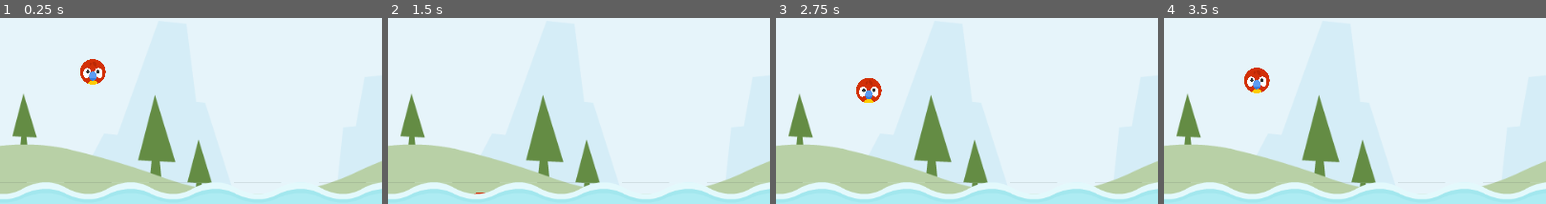
Above: before the commit, frames 1-4 (left to right).
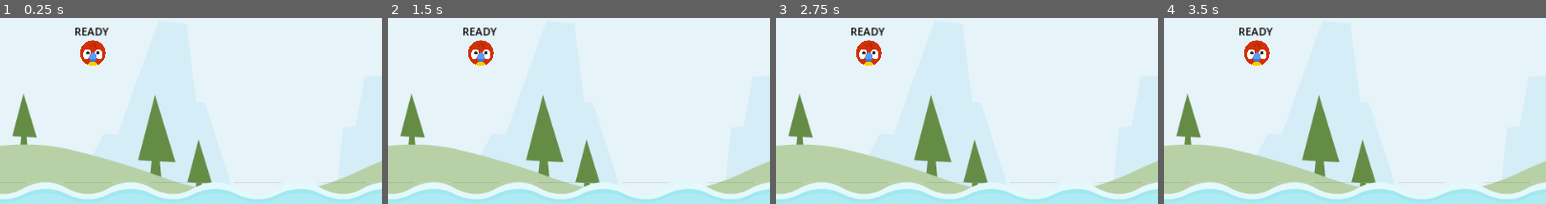
Above: after the commit, the same moments.

Repository: CS9490/angry-animals
Game: Godot game, scene res://scenes/level/level.tscn
The game is run twice, just before and just after one commit, with the same random seed, the same clock (stepped at 60 frames per second) and the same inputs.
Inputs (mouse positions are % of the whole screen's width and height, from its top left):
- Up to frame 1 (0.25 s): no input
- Up to frame 2 (1.5 s): move the mouse to (72, 37) at 0.52 s; press the mouse at (72, 37) at 0.53 s; release the mouse at (72, 37) at 1.25 s; drag from (30, 48) to (45, 65) at 1.27 s
- Up to frame 3 (2.75 s): move the mouse to (60, 17) at 2.02 s; press the mouse at (60, 17) at 2.03 s
- Up to frame 4 (3.5 s): release the mouse at (60, 17) at 2.75 s; drag from (45, 65) to (20, 25) at 2.77 s
The pictures show only the part of the screen within x 0-50%, y 42-92%; the shares and areas given below are measured in that part.

The runs differ from the first frame. In frame 1, 1.6% of the frame differs, in the area x 19-29%, y 5-36%; in frame 2, 1.0%; in frame 3, 1.7%; in frame 4, 1.7%, in the area x 19-29%, y 5-41%.

Commit message:
animal state

Diff:
--- a/project.godot
+++ b/project.godot
@@ -23,6 +23,14 @@
 
 window/stretch/mode="canvas_items"
 
+[input]
+
+drag={
+"deadzone": 0.5,
+"events": [Object(InputEventMouseButton,"resource_local_to_scene":false,"resource_name":"","device":-1,"window_id":0,"alt_pressed":false,"shift_pressed":false,"ctrl_pressed":false,"meta_pressed":false,"button_mask":1,"position":Vector2(50, 22),"global_position":Vector2(59, 68),"factor":1.0,"button_index":1,"canceled":false,"pressed":true,"double_click":false,"script":null)
+]
+}
+
 [rendering]
 
 renderer/rendering_method="mobile"
--- a/scenes/animal/animal.gd
+++ b/scenes/animal/animal.gd
@@ -1,4 +1,10 @@
 extends RigidBody2D
+
+
+enum ANIMAL_STATE { READY, DRAG, RELEASE }
+@onready var label = $Label
+
+var _state: ANIMAL_STATE = ANIMAL_STATE.READY
 
 
 # Called when the node enters the scene tree for the first time.
@@ -8,7 +14,42 @@
 
 # Called every frame. 'delta' is the elapsed time since the previous frame.
 func _physics_process(delta):
-	pass
+	update(delta)
+	label.text = "%s" % ANIMAL_STATE.keys()[_state]
+
+
+func set_new_state(new_state: ANIMAL_STATE) -> void:
+	_state = new_state
+	if _state == ANIMAL_STATE.RELEASE:
+		freeze = false
+	elif _state == ANIMAL_STATE.DRAG:
+		pass
+
+
+func detect_release() -> bool:
+	if _state == ANIMAL_STATE.DRAG:
+		if Input.is_action_just_released("drag"):
+			set_new_state(ANIMAL_STATE.RELEASE)
+			return true
+	return false
+
+
+
+func update_drag() -> void:
+	if detect_release():
+		return
+
+	var gmp = get_global_mouse_position()
+	position = gmp
+
+
+func update(delta: float) -> void:
+	match _state:
+		ANIMAL_STATE.DRAG:
+			update_drag()
+
+
+
 
 func die() -> void:
 	SignalManager.on_animal_died.emit()
@@ -16,3 +57,8 @@
 
 func _on_visible_on_screen_notifier_2d_screen_exited():
 	die()
+
+
+func _on_input_event(viewport, event, shape_idx):
+	if _state == ANIMAL_STATE.READY and event.is_action_pressed("drag"):
+		set_new_state(ANIMAL_STATE.DRAG)
--- a/scenes/animal/animal.tscn
+++ b/scenes/animal/animal.tscn
@@ -7,6 +7,8 @@
 radius = 19.0
 
 [node name="Animal" type="RigidBody2D"]
+input_pickable = true
+freeze = true
 script = ExtResource("1_k60eb")
 
 [node name="Sprite2D" type="Sprite2D" parent="."]
@@ -20,4 +22,13 @@
 position = Vector2(9.53674e-07, 9.53674e-07)
 scale = Vector2(2, 2)
 
+[node name="Label" type="Label" parent="."]
+offset_left = -28.0
+offset_top = -44.0
+offset_right = 27.0
+offset_bottom = -21.0
+theme_override_colors/font_color = Color(0, 0, 0, 1)
+text = "DEBUG"
+
+[connection signal="input_event" from="." to="." method="_on_input_event"]
 [connection signal="screen_exited" from="VisibleOnScreenNotifier2D" to="." method="_on_visible_on_screen_notifier_2d_screen_exited"]
